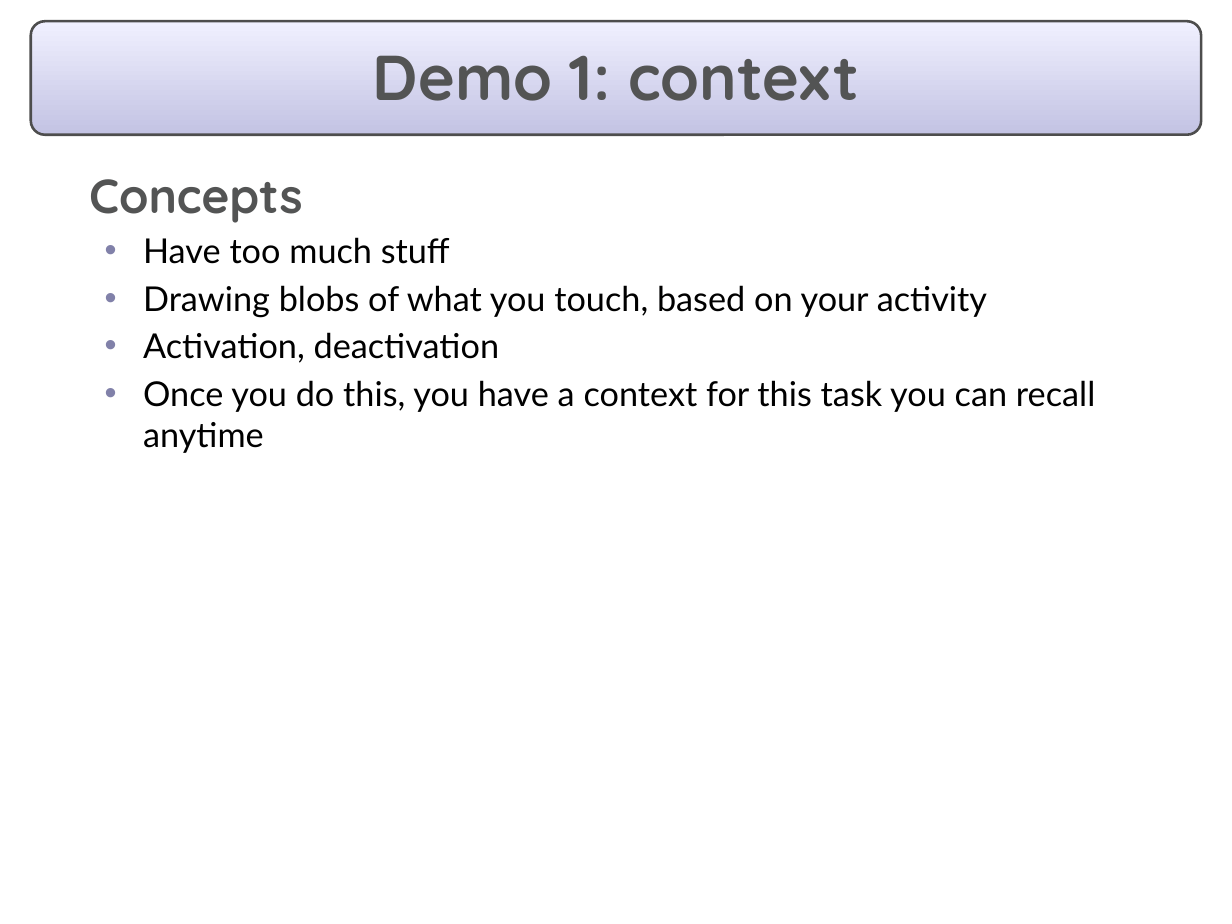
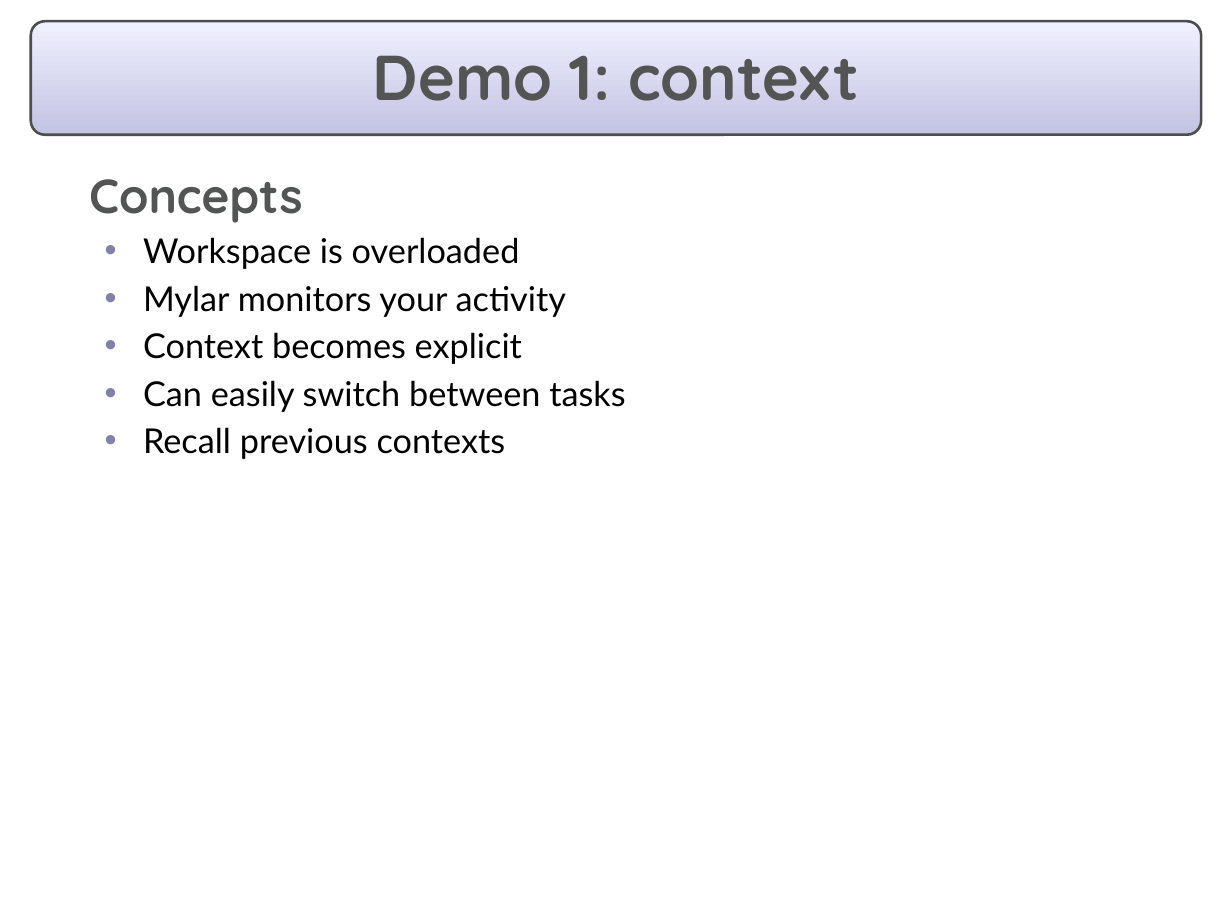
Before and after one commit to eclipse-mylyn/mylyn-website, a slide deck: slide 5 of publications/2006-03-mylar-eclipsecon-2.ppt. Drawn at 1232x924 pixels with LibreOffice and Linux fonts; fonts in the diff are those of the drawing. Boxes give left, top, right and bottom in pixels: in the first picture for what was removed or moved away, otherwise in the second. Text is boxed around its words. In the diff, an @@ line names an element or a change of style, - is before the commit and + after.

```diff
--- a/publications/2006-03-mylar-eclipsecon-2.ppt
+++ b/publications/2006-03-mylar-eclipsecon-2.ppt
@@ text at <box>143,237,625,459</box>: text changed @@
-  • Have too much stuff
-  • Drawing blobs of what you touch, based on your activity
-  • Activation, deactivation
-  • Once you do this, you have a context for this task you can recall anytime
+  • Workspace is overloaded
+  • Mylar monitors your activity
+  • Context becomes explicit
+  • Can easily switch between tasks
+  • Recall previous contexts
```
Also in this commit, not shown: 4 other slides changed, 1 slide added, 1 slide removed.
